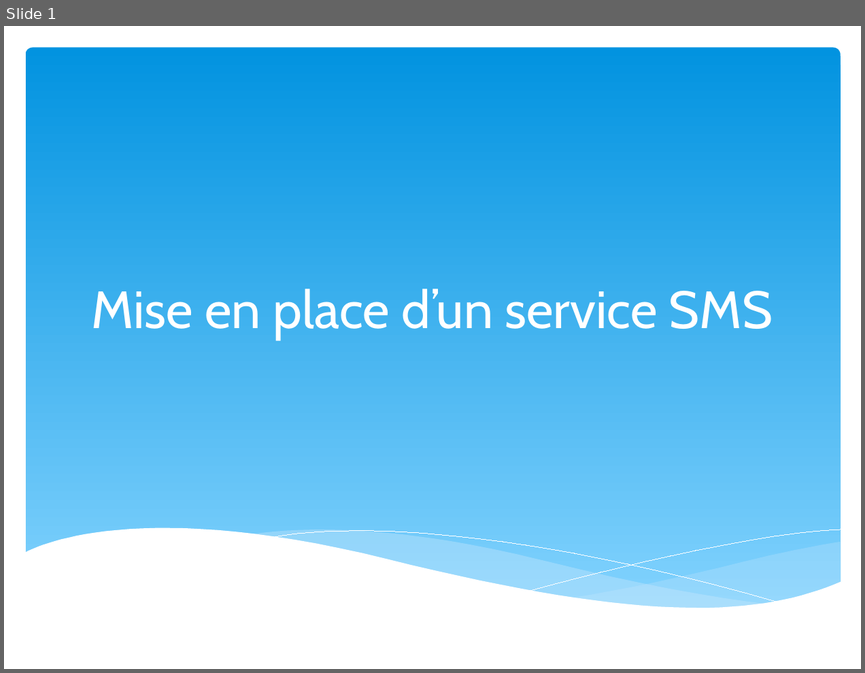
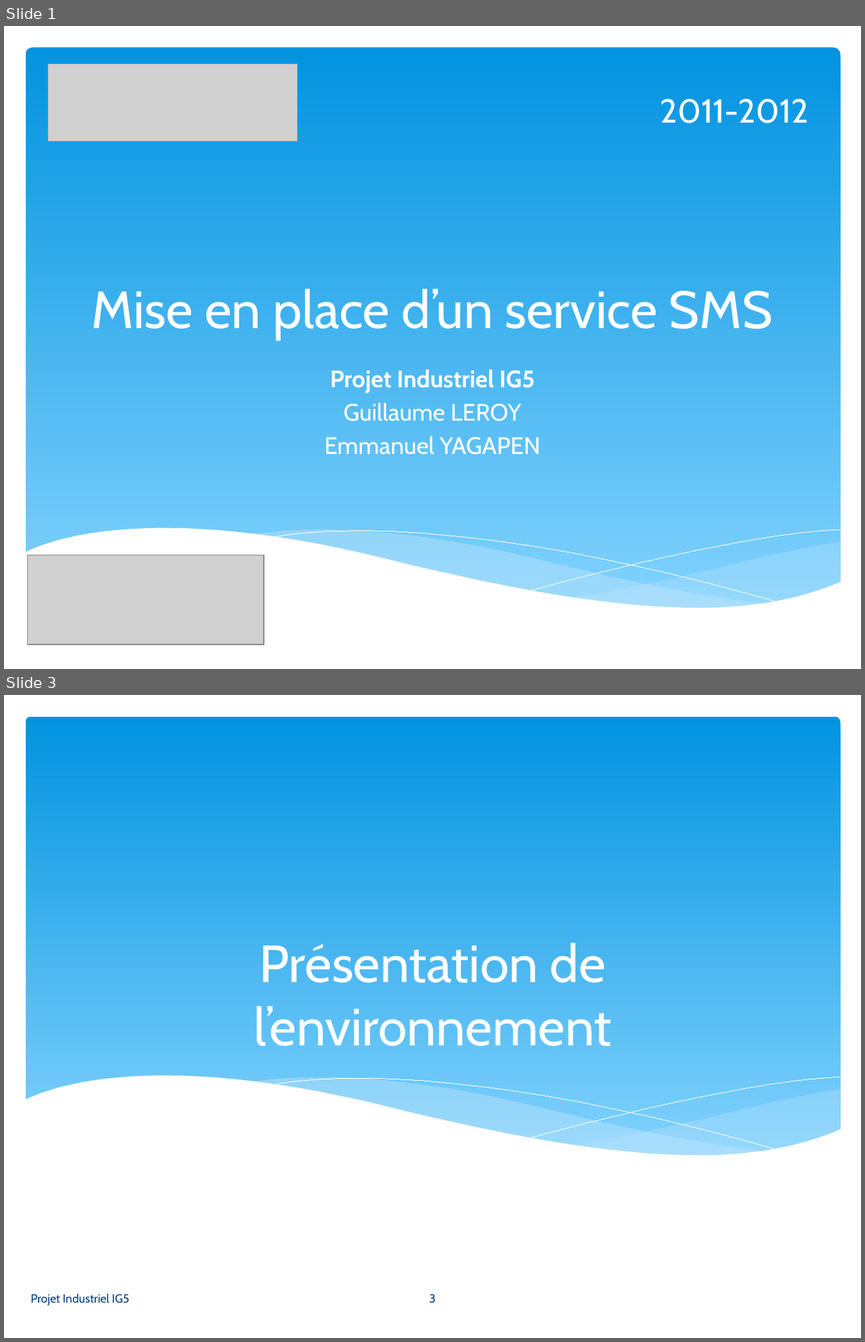
Before and after one commit to gyagapen/Synox, a slide deck: Docs/Powerpoint/Presentation_synox_v1.pptx. Shown one above the other, each under a label of ours: slide 1 before the commit, slides 1 and 3 after it; the slides between them are not shown. The pictures are 865x673 and 865x1342 pixels, drawn with LibreOffice and Linux fonts; fonts in the diff are those of the drawing; grey boxes stand for pictures. Boxes give left, top, right and bottom in pixels: in the first picture for what was removed or moved away, otherwise in the second. Text is boxed around its words. In the diff, an @@ line names an element or a change of style, - is before the commit and + after.

```diff
--- a/Docs/Powerpoint/Presentation_synox_v1.pptx
+++ b/Docs/Powerpoint/Presentation_synox_v1.pptx
@@ slide 3 added at [4, 695, 861, 1338], background #FFFFFF @@
@@ rounded rectangle added at [26, 717, 840, 1160], fill gradient #0293E0 to #83D3FE @@
@@ title added at [254, 943, 611, 1046], 44 pt, text #FFFFFF @@
+Présentation de l’environnement
@@ freeform shape added at [24, 1075, 841, 1200], fill #FFFFFF @@
@@ freeform shape added at [249, 1077, 768, 1157], fill #C6E7FC at 40% opacity @@
@@ freeform shape added at [269, 1078, 781, 1151], outline #FFFFFF 0 pt @@
@@ freeform shape added at [529, 1077, 839, 1138], outline #FFFFFF 0 pt @@
@@ freeform shape added at [570, 1089, 840, 1156], fill #C6E7FC at 29% opacity @@
@@ text added at [31, 1293, 130, 1305], 10 pt, text #073E87 @@
+Projet Industriel IG5
@@ page number added at [429, 1293, 436, 1303], 10 pt, text #073E87 @@
+3
@@ slide 1 changed as well @@
@@ picture added at [48, 63, 297, 142] @@
@@ text added at [660, 99, 808, 123], 28 pt, text #FFFFFF @@
+2011-2012
@@ subtitle added at [324, 369, 541, 454], 20 pt, text #FFFFFF @@
+Projet Industriel IG5
+Guillaume LEROY
+Emmanuel YAGAPEN
@@ picture added at [28, 554, 264, 643] @@
```
Also in this commit, not shown: 24 other slides added, 1 slide removed, 2 other files.
